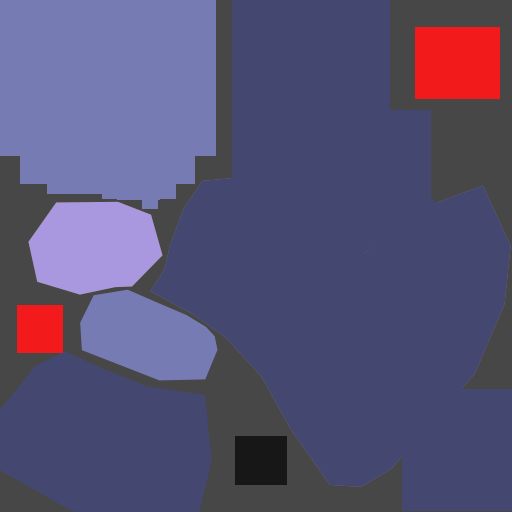
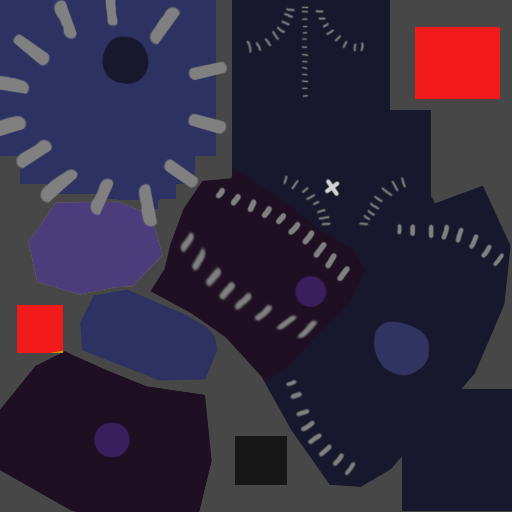
Before/after of a 512×512 layered artwork. What changed in the layer stack:
hid "unwrap", opacity 100% → 9%, moved it above "Layer 4" over [5, 6, 500, 507]
added layer "Layer 4" above "Layer 3" over [0, 0, 505, 477]
painted on "Layer 3" over [0, 0, 512, 512]
